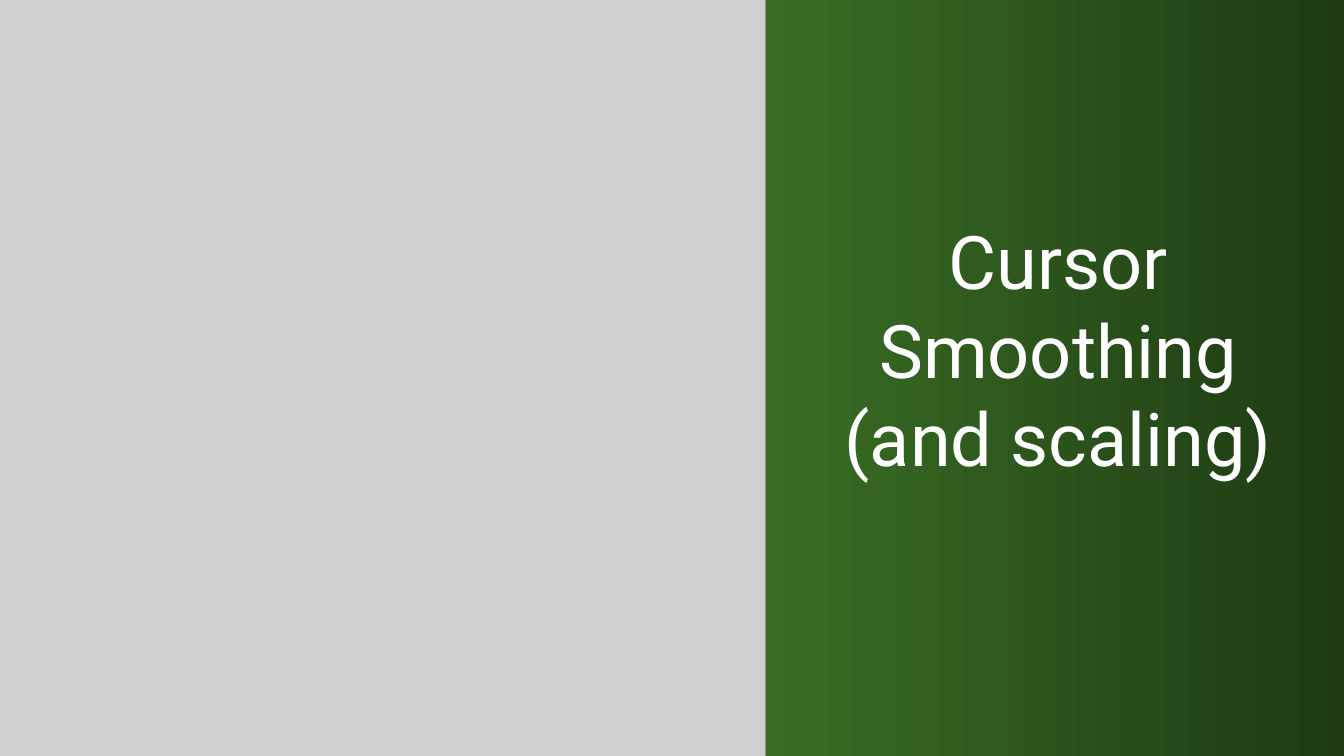
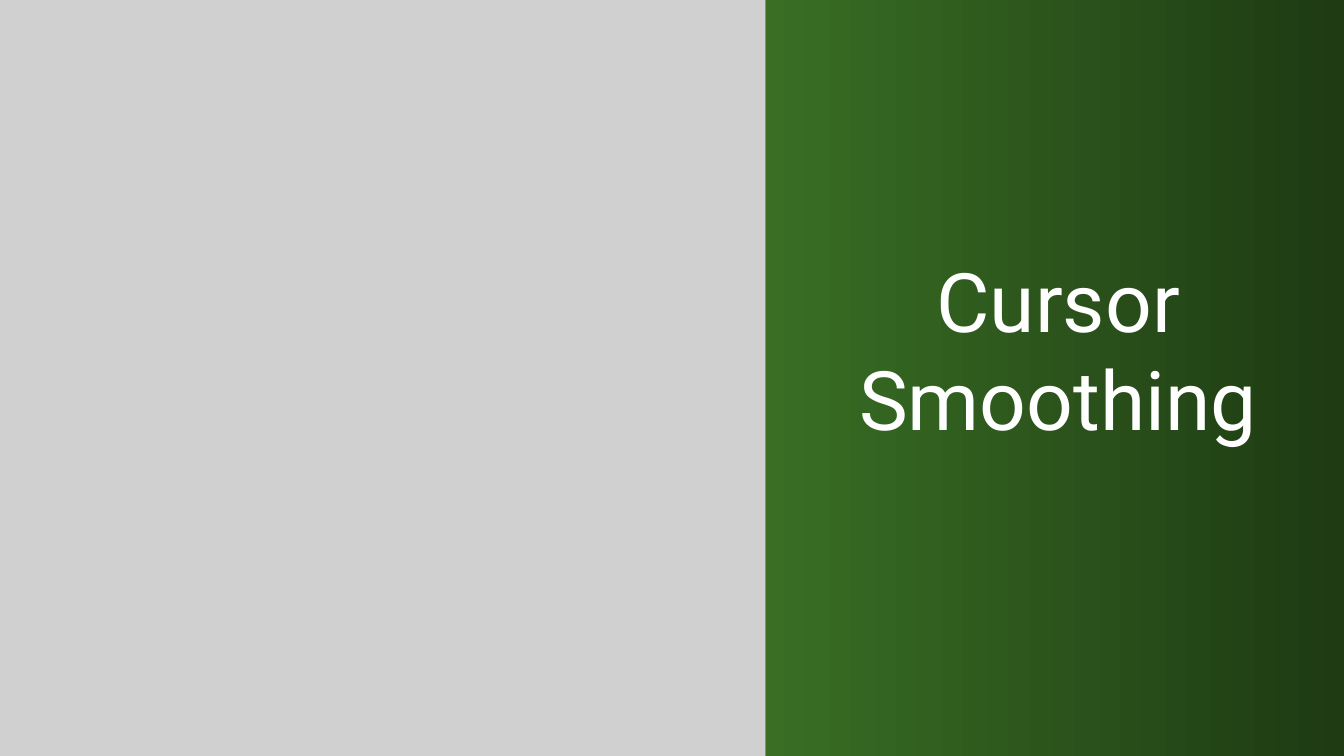
Before and after one commit to kindohm/kinect-nite-dev, a slide deck: slide 22 of slides/KinectDev.pptx (slide 20 before the commit). Drawn at 1344x756 pixels with LibreOffice and Linux fonts; fonts in the diff are those of the drawing; grey boxes stand for pictures. Boxes give left, top, right and bottom in pixels: in the first picture for what was removed or moved away, otherwise in the second. Text is boxed around its words. In the diff, an @@ line names an element or a change of style, - is before the commit and + after.

```diff
--- a/slides/KinectDev.pptx
+++ b/slides/KinectDev.pptx
@@ title at <box>859,273,1257,447</box>: text changed; size 39.6 to 44 pt @@
-Cursor
-Smoothing
-(and scaling)
+Cursor
+Smoothing
```
Also in this commit, not shown: 6 other slides changed, 1 slide added, 33 other files.
